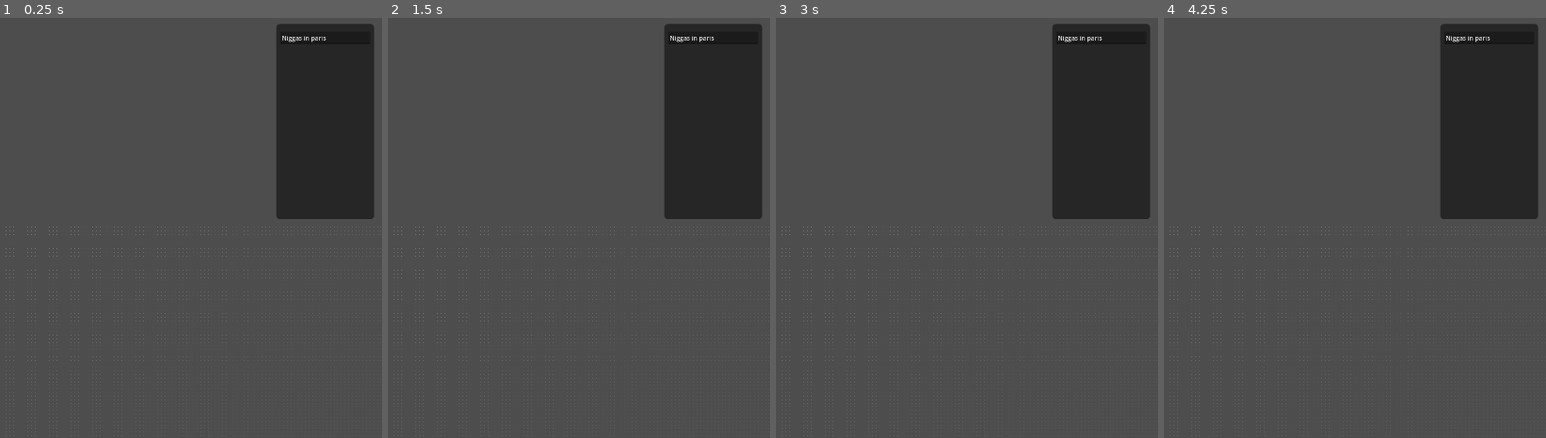
Above: before the commit, frames 1-4 (left to right).
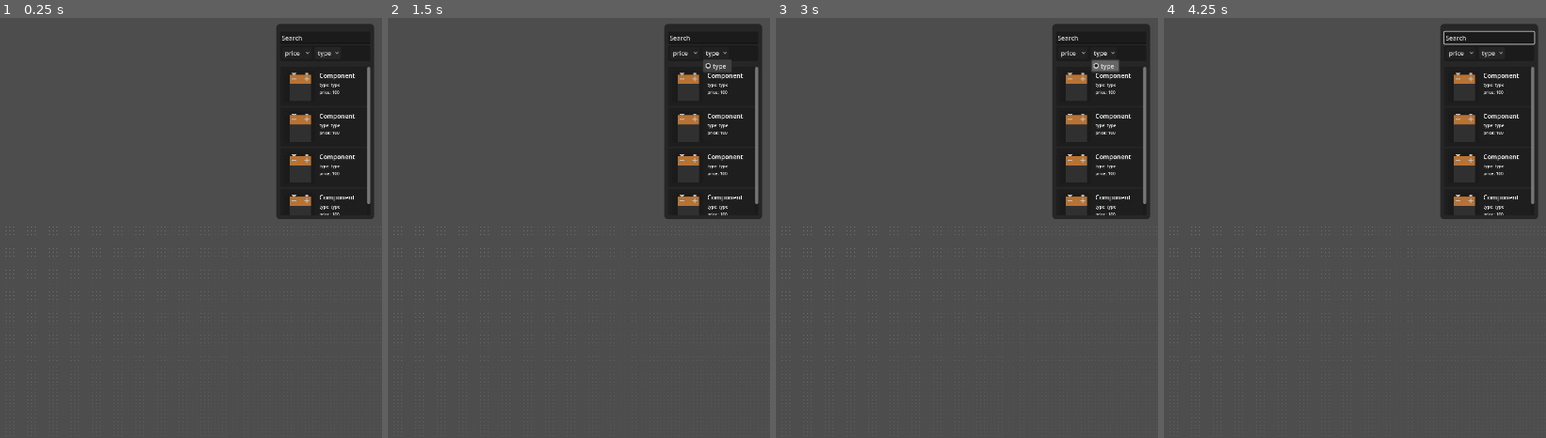
Above: after the commit, the same moments.

Repository: kankern69-max/game-godot
Game: Godot game, scene res://game.tscn
Same seed, same stepped clock (60 frames per second), same inputs: the game is played once before the commit and once after it.
Inputs (mouse positions are in pixels of both pictures, inside the frame that each line leads up to):
- Up to frame 1 (0.25 s): no input
- Up to frame 2 (1.5 s): click (685, 51) at 0.5 s, where only the run after the commit has a clickable "price"; click (716, 51) at 1.25 s, where only the run after the commit has a clickable "type"
- Up to frame 3 (3 s): tap Enter at 2 s; move the mouse to (947, 207) at 2.02 s; hold Right 2.03-2.78 s; tap Alt at 2.1 s; click (947, 207) at 2.17 s; tap Space at 2.75 s; move the mouse to (outside the picture) at 2.77 s; hold Down from 2.78 s (still down); tap Shift at 2.85 s
- Up to frame 4 (4.25 s): tap Enter at 3.5 s; move the mouse to (1244, 135) at 3.52 s; release Down at 3.53 s; hold Right from 3.53 s (still down); tap Alt at 3.6 s

The runs differ from the first frame. In frame 1, 1.4% of the frame differs, in the area x 73-98%, y 4-47%; in frame 2, 1.6%; in frame 3, 1.6%; in frame 4, 1.7%, in the area x 73-98%, y 2-47%.

Commit message:
Add component tile UI and update atlas/texture
Add new component_tile.tscn and wire it into ui.tscn (instances, filters panel, sort/type OptionButtons and several StyleBoxFlat subresources). ) And replace texture_v1.png. Also clean up UI: change search placeholder to "Search" and restructure component list ScrollContainer/VBox. Changed the placeholder string and adds styled filter/sort controls.

Diff:
--- a/pcd-desinger-v-1/components/component_atlas.tres
+++ b/pcd-desinger-v-1/components/component_atlas.tres
@@ -4,4 +4,4 @@
 
 [resource]
 atlas = ExtResource("1_qg0io")
-region = Rect2(0, 0, 32, 32)
+region = Rect2(224, 0, 32, 32)
--- /dev/null
+++ b/pcd-desinger-v-1/ui/component_tile.tscn
@@ -0,0 +1,40 @@
+[gd_scene format=3 uid="uid://k3dpp7niy886"]
+
+[ext_resource type="Texture2D" uid="uid://bxxegb575av00" path="res://components/component_atlas.tres" id="1_t3h7b"]
+
+[node name="ComponentTile" type="Panel" unique_id=657139731]
+custom_minimum_size = Vector2(230, 100)
+
+[node name="texture" type="Panel" parent="." unique_id=1928574583]
+layout_mode = 0
+offset_left = 10.0
+offset_top = 10.0
+offset_right = 90.0
+offset_bottom = 90.0
+
+[node name="TextureRect" type="TextureRect" parent="texture" unique_id=1096578346]
+layout_mode = 0
+offset_left = 2.5
+offset_top = 2.5
+offset_right = 77.5
+offset_bottom = 77.5
+texture = ExtResource("1_t3h7b")
+
+[node name="Name" type="Label" parent="." unique_id=1451725441]
+layout_mode = 0
+offset_left = 100.0
+offset_top = 10.0
+offset_right = 140.0
+offset_bottom = 33.0
+text = "Component"
+
+[node name="Label" type="Label" parent="." unique_id=165811197]
+custom_minimum_size = Vector2(0, 52)
+layout_mode = 0
+offset_left = 100.0
+offset_top = 38.0
+offset_right = 187.0
+offset_bottom = 90.0
+theme_override_font_sizes/font_size = 11
+text = "type: type
+price: 100"
--- a/pcd-desinger-v-1/ui/ui.tscn
+++ b/pcd-desinger-v-1/ui/ui.tscn
@@ -1,4 +1,6 @@
 [gd_scene format=3 uid="uid://ofdnf06ntncc"]
+
+[ext_resource type="PackedScene" uid="uid://k3dpp7niy886" path="res://ui/component_tile.tscn" id="1_nb4k0"]
 
 [sub_resource type="StyleBoxFlat" id="StyleBoxFlat_ofb81"]
 bg_color = Color(0, 0, 0, 0.5)
@@ -6,6 +8,80 @@
 corner_radius_top_right = 10
 corner_radius_bottom_right = 10
 corner_radius_bottom_left = 10
+
+[sub_resource type="StyleBoxFlat" id="StyleBoxFlat_nb4k0"]
+content_margin_left = 4.0
+content_margin_top = 4.0
+content_margin_right = 4.0
+content_margin_bottom = 4.0
+bg_color = Color(0, 0, 0, 0.3)
+corner_radius_top_left = 5
+corner_radius_top_right = 5
+corner_radius_bottom_right = 5
+corner_radius_bottom_left = 5
+
+[sub_resource type="StyleBoxFlat" id="StyleBoxFlat_ks8t7"]
+content_margin_left = 8.0
+content_margin_top = 4.0
+content_margin_right = 8.0
+content_margin_bottom = 4.0
+bg_color = Color(0.1931151, 0.1931151, 0.1931151, 0.3)
+corner_radius_top_left = 3
+corner_radius_top_right = 3
+corner_radius_bottom_right = 3
+corner_radius_bottom_left = 3
+
+[sub_resource type="StyleBoxFlat" id="StyleBoxFlat_wl5ax"]
+content_margin_left = 8.0
+content_margin_top = 4.0
+content_margin_right = 8.0
+content_margin_bottom = 4.0
+bg_color = Color(0.1931151, 0.1931151, 0.1931151, 0.5)
+border_width_left = 2
+border_width_top = 2
+border_width_right = 2
+border_width_bottom = 2
+corner_radius_top_left = 3
+corner_radius_top_right = 3
+corner_radius_bottom_right = 3
+corner_radius_bottom_left = 3
+
+[sub_resource type="StyleBoxFlat" id="StyleBoxFlat_vkava"]
+content_margin_left = 8.0
+content_margin_top = 4.0
+content_margin_right = 8.0
+content_margin_bottom = 4.0
+bg_color = Color(0.1931151, 0.1931151, 0.1931151, 0.5)
+corner_radius_top_left = 3
+corner_radius_top_right = 3
+corner_radius_bottom_right = 3
+corner_radius_bottom_left = 3
+
+[sub_resource type="StyleBoxFlat" id="StyleBoxFlat_obcwv"]
+content_margin_left = 8.0
+content_margin_top = 4.0
+content_margin_right = 8.0
+content_margin_bottom = 4.0
+bg_color = Color(0.1931151, 0.1931151, 0.1931151, 0.3)
+corner_radius_top_left = 3
+corner_radius_top_right = 3
+corner_radius_bottom_right = 3
+corner_radius_bottom_left = 3
+
+[sub_resource type="StyleBoxFlat" id="StyleBoxFlat_tf0e0"]
+content_margin_left = 8.0
+content_margin_top = 4.0
+content_margin_right = 8.0
+content_margin_bottom = 4.0
+bg_color = Color(0.1931151, 0.1931151, 0.1931151, 0.5)
+border_width_left = 2
+border_width_top = 2
+border_width_right = 2
+border_width_bottom = 2
+corner_radius_top_left = 3
+corner_radius_top_right = 3
+corner_radius_bottom_right = 3
+corner_radius_bottom_left = 3
 
 [node name="UI" type="CanvasLayer" unique_id=209732671]
 
@@ -39,15 +115,69 @@
 
 [node name="LineEdit" type="LineEdit" parent="Control/Component/SearchBar" unique_id=1855956409]
 layout_mode = 2
-text = "Niggas in paris"
+text = "Search"
 
-[node name="VBoxContainer" type="ScrollContainer" parent="Control/Component" unique_id=480508602]
+[node name="Filters" type="PanelContainer" parent="Control/Component" unique_id=1460596709]
+custom_minimum_size = Vector2(230, 0)
 layout_mode = 0
 offset_left = 10.0
-offset_top = 100.0
+offset_top = 55.0
 offset_right = 240.0
-offset_bottom = 480.0
+offset_bottom = 95.0
+theme_override_styles/panel = SubResource("StyleBoxFlat_nb4k0")
 
-[node name="VBoxContainer" type="VBoxContainer" parent="Control/Component/VBoxContainer" unique_id=183747797]
+[node name="ScrollContainer" type="ScrollContainer" parent="Control/Component/Filters" unique_id=1712888528]
+layout_mode = 2
+
+[node name="HBoxContainer" type="HBoxContainer" parent="Control/Component/Filters/ScrollContainer" unique_id=772848746]
+layout_mode = 2
+theme_override_constants/separation = 8
+
+[node name="Sort" type="OptionButton" parent="Control/Component/Filters/ScrollContainer/HBoxContainer" unique_id=380554904]
+custom_minimum_size = Vector2(40, 30)
+layout_mode = 2
+theme_override_styles/normal = SubResource("StyleBoxFlat_ks8t7")
+theme_override_styles/pressed = SubResource("StyleBoxFlat_ks8t7")
+theme_override_styles/focus = SubResource("StyleBoxFlat_wl5ax")
+selected = 0
+item_count = 3
+popup/item_0/text = "price"
+popup/item_0/id = 0
+popup/item_1/text = "name"
+popup/item_1/id = 1
+popup/item_2/text = "type"
+popup/item_2/id = 2
+
+[node name="Type" type="OptionButton" parent="Control/Component/Filters/ScrollContainer/HBoxContainer" unique_id=1167080636]
+custom_minimum_size = Vector2(0, 30)
+layout_mode = 2
+theme_override_styles/normal = SubResource("StyleBoxFlat_vkava")
+theme_override_styles/pressed = SubResource("StyleBoxFlat_obcwv")
+theme_override_styles/focus = SubResource("StyleBoxFlat_tf0e0")
+selected = 0
+item_count = 1
+popup/item_0/text = "type"
+popup/item_0/id = 0
+
+[node name="components" type="ScrollContainer" parent="Control/Component" unique_id=480508602]
+layout_mode = 0
+offset_left = 10.0
+offset_top = 110.0
+offset_right = 240.0
+offset_bottom = 490.0
+
+[node name="VBoxContainer" type="VBoxContainer" parent="Control/Component/components" unique_id=183747797]
 custom_minimum_size = Vector2(230, 100)
 layout_mode = 2
+
+[node name="ComponentTile" parent="Control/Component/components/VBoxContainer" unique_id=657139731 instance=ExtResource("1_nb4k0")]
+layout_mode = 2
+
+[node name="ComponentTile2" parent="Control/Component/components/VBoxContainer" unique_id=637803568 instance=ExtResource("1_nb4k0")]
+layout_mode = 2
+
+[node name="ComponentTile3" parent="Control/Component/components/VBoxContainer" unique_id=1450275524 instance=ExtResource("1_nb4k0")]
+layout_mode = 2
+
+[node name="ComponentTile4" parent="Control/Component/components/VBoxContainer" unique_id=555848849 instance=ExtResource("1_nb4k0")]
+layout_mode = 2
